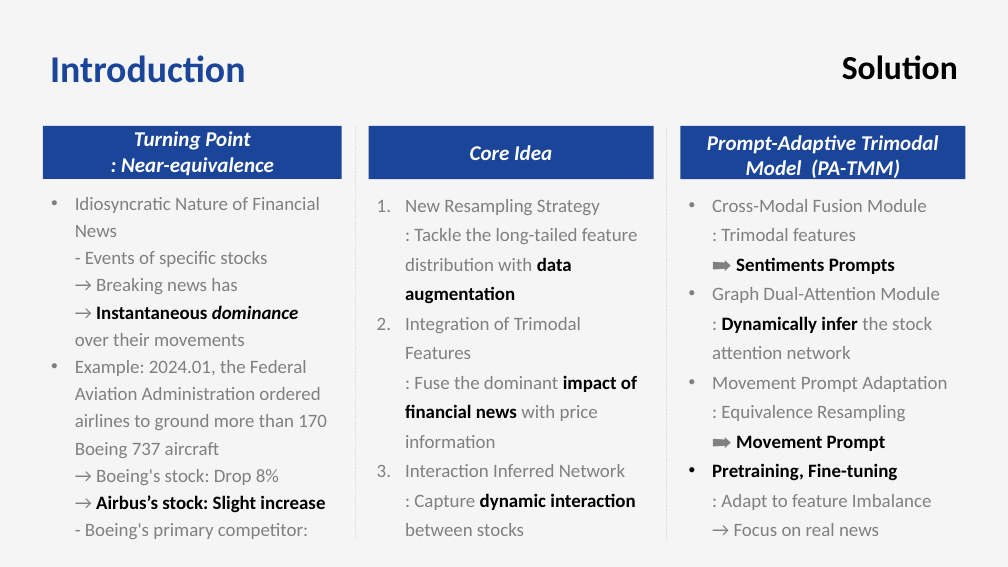
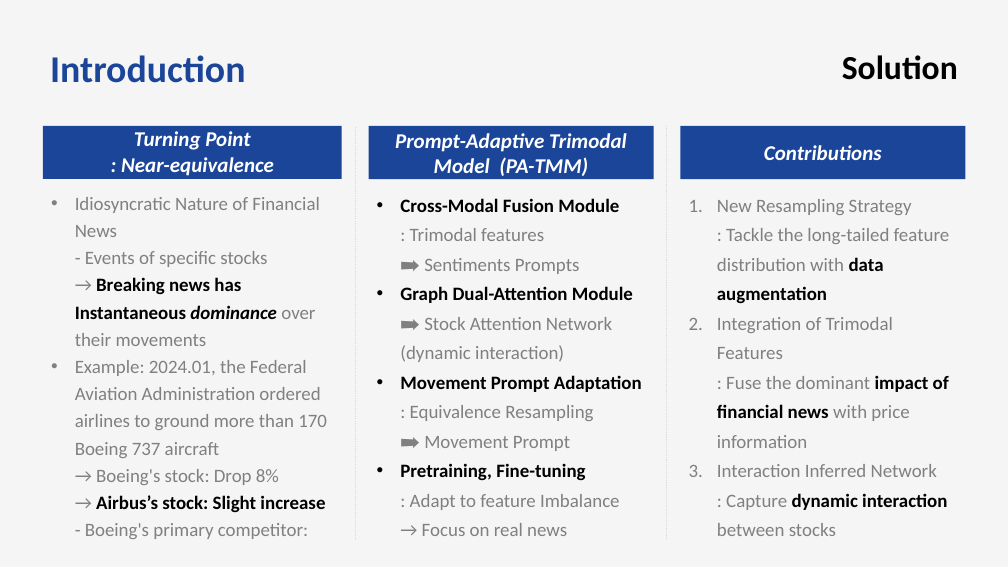
Before and after one commit to bts1991/study, a slide deck: slide 5 of 논문 Review/Others/paper_review.pptx. Drawn at 1008x567 pixels with LibreOffice and Linux fonts; fonts in the diff are those of the drawing. Boxes give left, top, right and bottom in pixels: in the first picture for what was removed or moved away, otherwise in the second. Text is boxed around its words. In the diff, an @@ line names an element or a change of style, - is before the commit and + after.

```diff
--- a/논문 Review/Others/paper_review.pptx
+++ b/논문 Review/Others/paper_review.pptx
@@ text in rectangle at bbox=[395, 133, 627, 180]: text changed @@
-Core Idea
+Prompt-Adaptive Trimodal Model (PA-TMM)
@@ rectangle "Contributions" at bbox=[681, 126, 966, 179]: vertical alignment top to middle @@
@@ text in rectangle at bbox=[764, 145, 882, 160]: text changed @@
-Prompt-Adaptive Trimodal Model (PA-TMM)
+Contributions
@@ text at bbox=[75, 197, 320, 346]: text changed @@
-  • Idiosyncratic Nature of Financial News
-    - Events of specific stocks
-    → Breaking news has
-    → Instantaneous dominance over their movements
+  • Idiosyncratic Nature of Financial News
+    - Events of specific stocks
+    → Breaking news has Instantaneous dominance over their movements
@@ text at bbox=[400, 198, 642, 536]: text changed @@
-  1. New Resampling Strategy
-     : Tackle the long-tailed feature distribution with data augmentation
-  2. Integration of Trimodal Features
-     : Fuse the dominant impact of financial news with price information
-  3. Interaction Inferred Network
-     : Capture dynamic interaction between stocks
+  • Cross-Modal Fusion Module
+    : Trimodal features
+    ➡️ Sentiments Prompts
+  • Graph Dual-Attention Module
+    ➡️ Stock Attention Network (dynamic interaction)
+  • Movement Prompt Adaptation
+    : Equivalence Resampling
+    ➡️ Movement Prompt
+  • Pretraining, Fine-tuning
+    : Adapt to feature Imbalance
+    → Focus on real news
@@ text at bbox=[717, 199, 950, 536]: text changed @@
-  • Cross-Modal Fusion Module
-    : Trimodal features
-    ➡️ Sentiments Prompts
-  • Graph Dual-Attention Module
-    : Dynamically infer the stock attention network
-  • Movement Prompt Adaptation
-    : Equivalence Resampling
-    ➡️ Movement Prompt
-  • Pretraining, Fine-tuning
-    : Adapt to feature Imbalance
-    → Focus on real news
+  1. New Resampling Strategy
+     : Tackle the long-tailed feature distribution with data augmentation
+  2. Integration of Trimodal Features
+     : Fuse the dominant impact of financial news with price information
+  3. Interaction Inferred Network
+     : Capture dynamic interaction between stocks
```
Also in this commit, not shown: 10 other slides changed, 2 other files.
